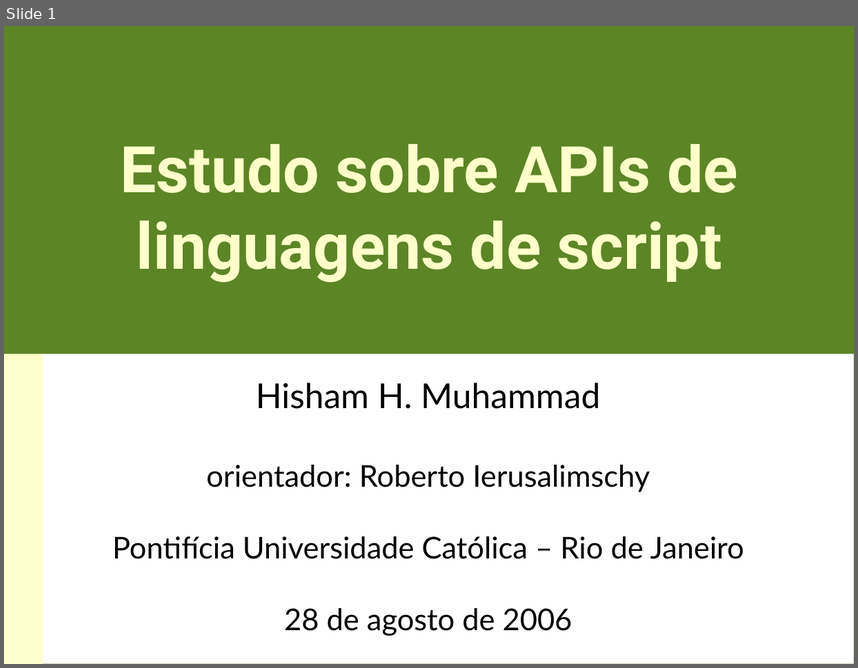
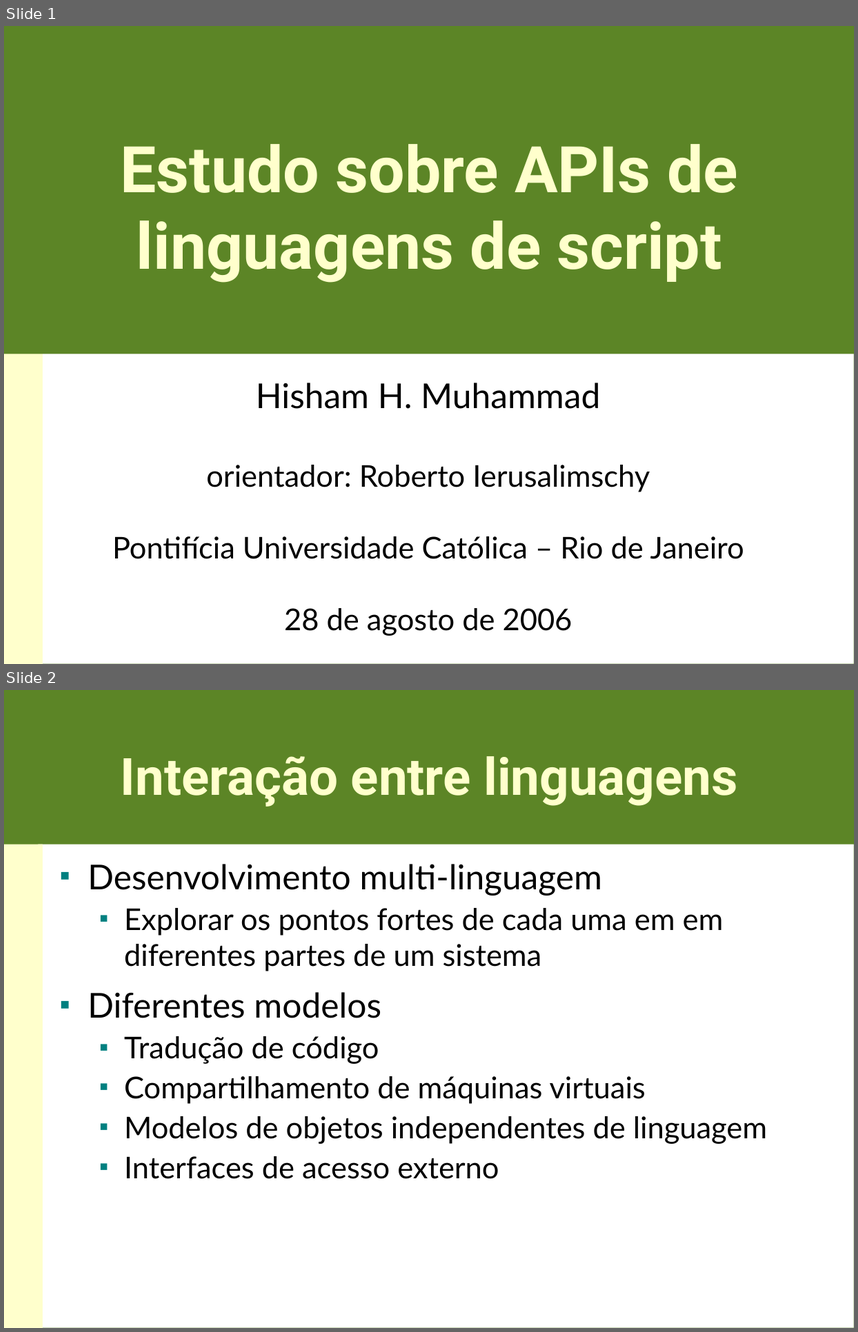
Before and after one commit to hishamhm/libscript, a slide deck: doc/apresentacao.odp. Shown one above the other, each under a label of ours: slide 1 before the commit, slides 1 and 2 after it. The pictures are 858x668 and 858x1332 pixels, drawn with LibreOffice and Linux fonts; fonts in the diff are those of the drawing. Boxes give left, top, right and bottom in pixels: in the first picture for what was removed or moved away, otherwise in the second. Text is boxed around its words. In the diff, an @@ line names an element or a change of style, - is before the commit and + after.

```diff
--- a/doc/apresentacao.odp
+++ b/doc/apresentacao.odp
@@ slide 2 added at [4,690,854,1328], background #5C8526; not listed: 2 template elements that a slide beside it also shows @@
@@ title added at [121,756,737,807], 48 pt, text #FFFFCC, bold @@
+Interação entre linguagens
@@ text added at [87,864,767,1179], 28 pt, text #000000 @@
+■ Desenvolvimento multi-linguagem
+  ■ Explorar os pontos fortes de cada uma em em diferentes partes de um sistema
+■ Diferentes modelos
+  ■ Tradução de código
+  ■ Compartilhamento de máquinas virtuais
+  ■ Modelos de objetos independentes de linguagem
+  ■ Interfaces de acesso externo
```
Also in this commit, not shown: 6 slides changed, 21 other slides added, 2 slides removed, 1 other file.
